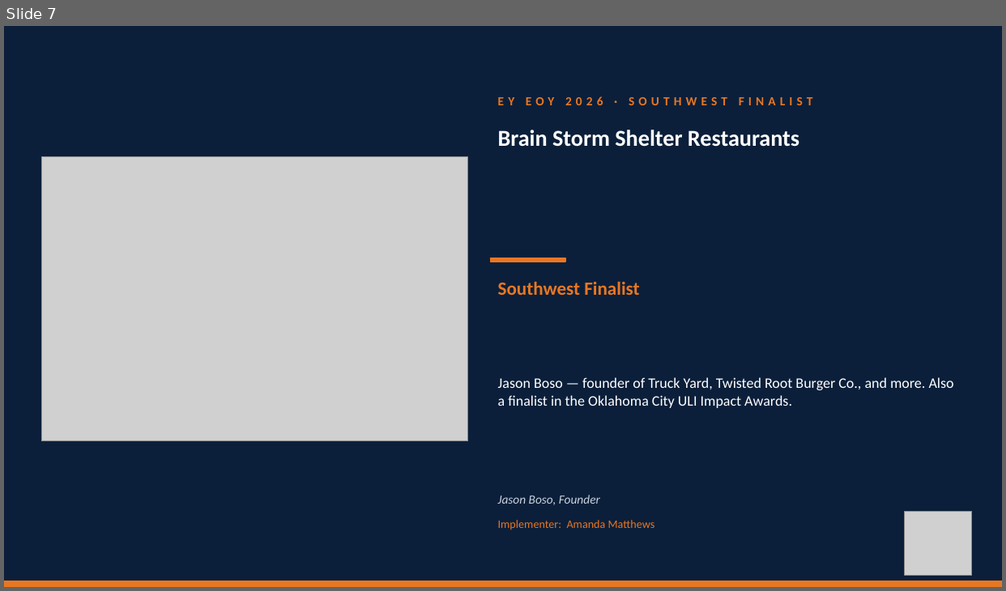
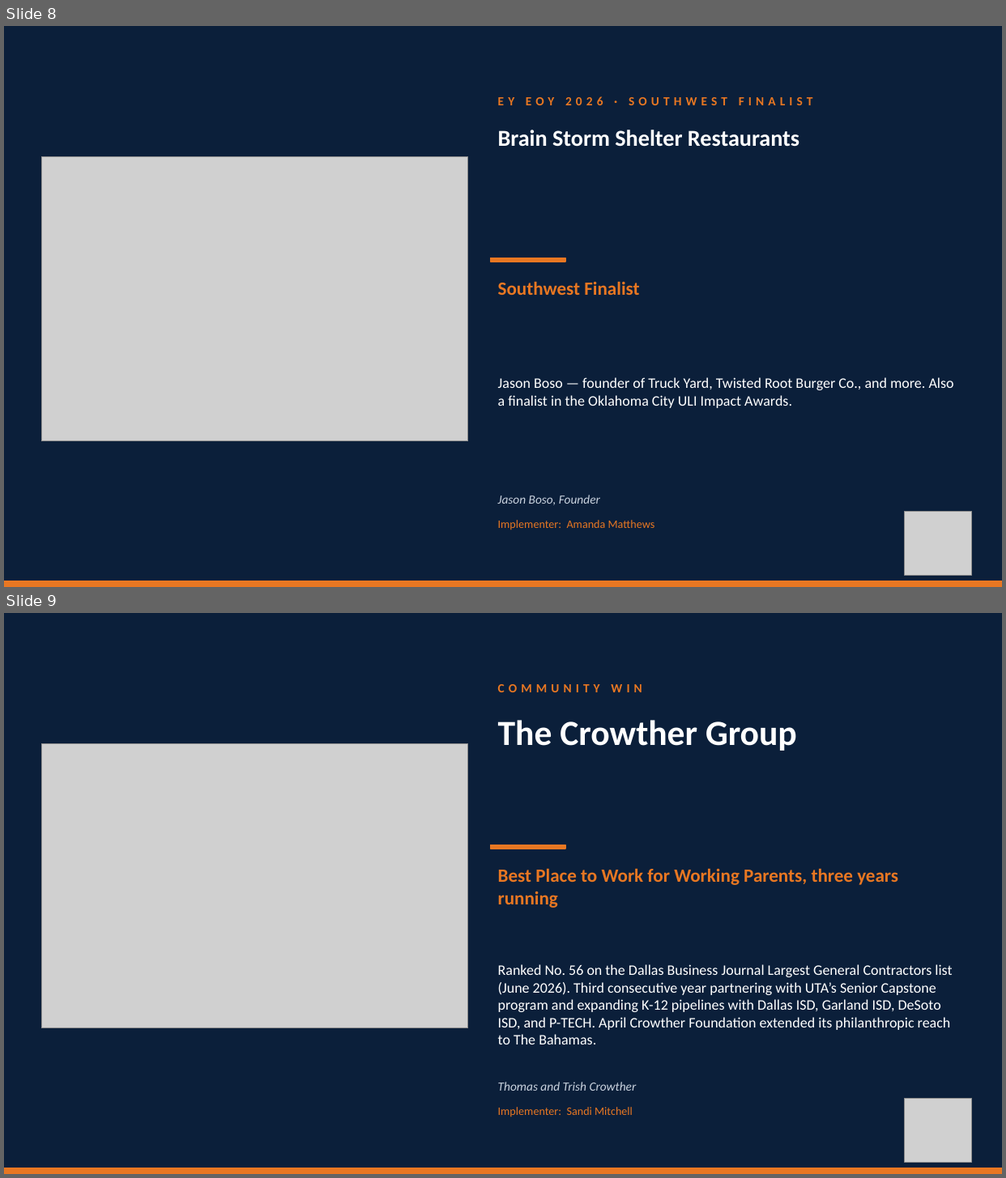
Before and after one commit to TicoRicoRay/wroe-dallas-2026, a slide deck: deliverables/celebrations-loop/Celebrations-Loop.pptx. Shown one above the other, each under a label of ours: slide 7 before the commit, slides 8 and 9 after it. The pictures are 1006x591 and 1006x1178 pixels, drawn with LibreOffice and Linux fonts; fonts in the diff are those of the drawing; grey boxes stand for pictures. Boxes give left, top, right and bottom in pixels: in the first picture for what was removed or moved away, otherwise in the second. Text is boxed around its words. In the diff, an @@ line names an element or a change of style, - is before the commit and + after.

```diff
--- a/deliverables/celebrations-loop/Celebrations-Loop.pptx
+++ b/deliverables/celebrations-loop/Celebrations-Loop.pptx
@@ slide 9 added at [4,613,1002,1174], background #0B1F3A @@
@@ text added at [498,684,641,692], 12 pt, text #E87722, bold @@
+COMMUNITY WIN
@@ text added at [498,720,797,751], 34 pt, text #FFFFFF, bold @@
+The Crowther Group
@@ picture added at [41,744,468,1029] @@
@@ rectangle added at [491,845,565,849], fill #E87722, outline #E87722 1 pt @@
@@ text added at [498,868,898,908], 18 pt, text #E87722, bold @@
+Best Place to Work for Working Parents, three years running
@@ text added at [498,965,952,1045], 14 pt, text #FFFFFF @@
+Ranked No. 56 on the Dallas Business Journal Largest General Contractors list (June 2026). Third consecutive year partnering with UTA’s Senior Capstone program and expanding K-12 pipelines with Dallas ISD, Garland ISD, DeSoto ISD, and P-TECH. April Crowther Foundation extended its philanthropic reach to The Bahamas.
@@ text added at [498,1082,637,1091], 12 pt, text #C9D2DE, italic @@
+Thomas and Trish Crowther
@@ text added at [498,1107,633,1118], 11 pt, text #E87722 @@
+Implementer: Sandi Mitchell
@@ picture added at [905,1099,972,1162] @@
@@ rectangle added at [4,1169,1002,1174], fill #E87722, outline #E87722 1 pt @@
@@ what was slide 7 is now slide 8 @@
```
Also in this commit, not shown: 1 slide changed, 1 other slide added, 19 other files.
